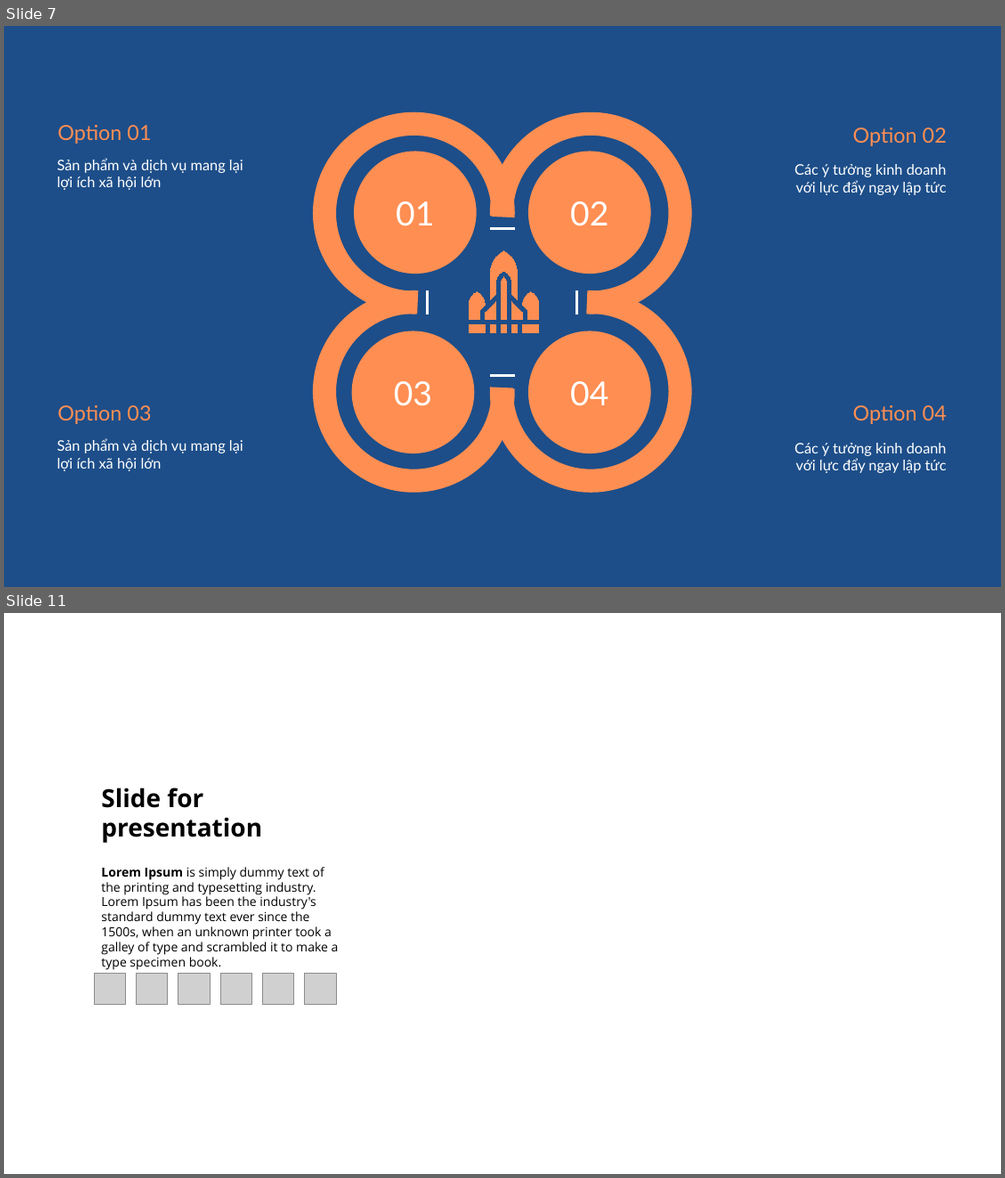
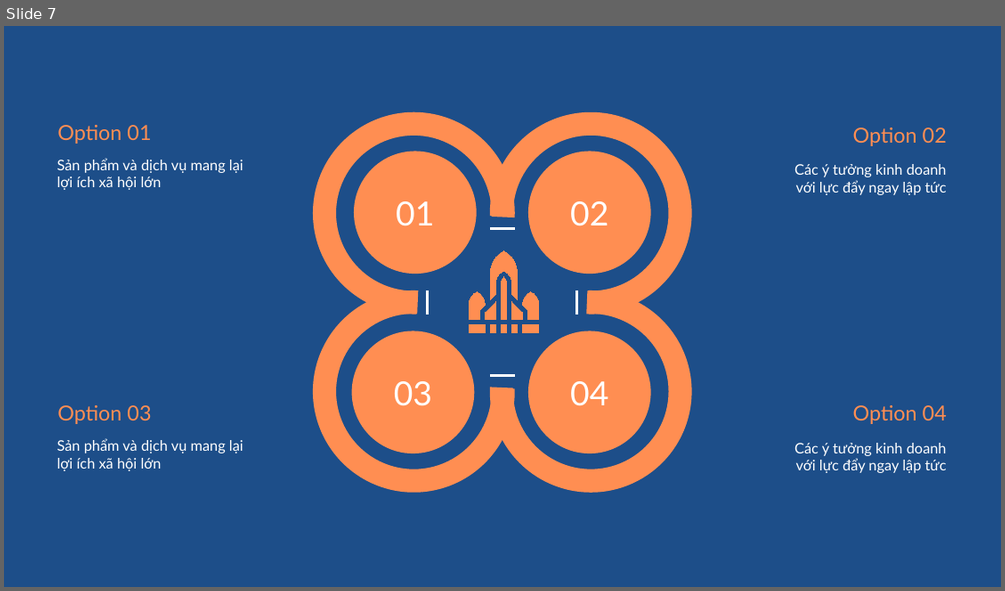
Before and after one commit to tranthanhbinh2603/PPTmasterclassV6_Powerpoint_from_A_to_Z, a slide deck: Khoá 2/Bài 53/Học liệu Infographic.pptx. Shown one above the other, each under a label of ours: slides 7 and 11 before the commit, slide 7 after it; the slides between them are not shown. The pictures are 1005x1178 and 1005x591 pixels, drawn with LibreOffice and Linux fonts; fonts in the diff are those of the drawing; grey boxes stand for pictures. Boxes give left, top, right and bottom in pixels: in the first picture for what was removed or moved away, otherwise in the second. Text is boxed around its words. In the diff, an @@ line names an element or a change of style, - is before the commit and + after.

```diff
--- a/Khoá 2/Bài 53/Học liệu Infographic.pptx
+++ b/Khoá 2/Bài 53/Học liệu Infographic.pptx
@@ slide 11 removed at (4,613,1001,1174), background #FFFFFF @@
@@ text removed at (101,787,262,843) @@
-Slide for presentation
@@ text removed at (101,867,339,970) @@
-Lorem Ipsum is simply dummy text of the printing and typesetting industry. Lorem Ipsum has been the industry's standard dummy text ever since the 1500s, when an unknown printer took a galley of type and scrambled it to make a type specimen book.
@@ picture removed at (94,973,125,1004) @@
@@ picture removed at (137,973,168,1004) @@
@@ picture removed at (178,973,210,1004) @@
@@ picture removed at (220,973,251,1004) @@
@@ picture removed at (263,973,294,1004) @@
@@ picture removed at (305,973,336,1004) @@
```
Also in this commit, not shown: 4 slides added, 9 other slides removed, 1 other file.
